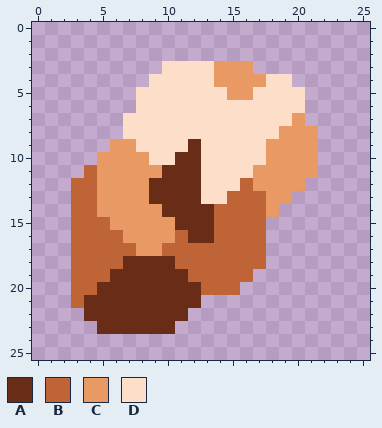
Two states of a pixel-art sprite, sprites/items/dissonitre.png. Above is the file before it was changed.
The file is 26x26 pixels.
Palette (. is transparent): A #692d17  B #bf6436  C #e89964  D #fddfc9
Pixels before, first column x 3:
 3 .......DDDDCCC.....
 4 ......DDDDDCCCCDD..
 5 .....DDDDDDDCCDDDD.
 6 .....DDDDDDDDDDDDD.
 7 ....DDDDDDDDDDDDDC.
 8 ....DDDDDDDDDDDDCCC
 9 ...CCDDDDADDDDDCCCC
10 ..CCCCDDAADDDDDCCCC
11 .BCCCCCAAADDDDCCCCC
12 BBCCCCAAAADDDBCCCC.
13 BBCCCCAAAADDBBBCC..
14 BBCCCCCAAAABBBBC...
15 BBBCCCCCAAABBBB....
16 BBBBCCCCBAABBBB....
17 BBBBBCCBBBBBBBB....
18 BBBBAAAABBBBBBB....
19 BBBAAAAAABBBBB.....
20 BBAAAAAAAABBB......
21 BAAAAAAAAA.........
22 .AAAAAAAA..........
23 ..AAAAAA...........
The result:
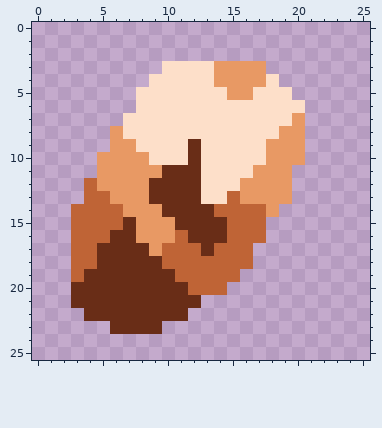
Change:
{"y":3,"x":17,"old":".","new":"C"}
{"y":4,"x":19,"old":"D","new":"."}
{"y":5,"x":20,"old":"D","new":"."}
{"y":8,"x":6,"old":".","new":"C"}
{"y":8,"x":21,"old":"C","new":"."}
{"y":9,"x":21,"old":"C","new":"."}
{"y":10,"x":11,"old":"A","new":"D"}
{"y":10,"x":21,"old":"C","new":"."}
{"y":11,"x":4,"old":"B","new":"."}
{"y":11,"x":20,"old":"CC","new":".."}
{"y":12,"x":3,"old":"B","new":"."}
{"y":12,"x":16,"old":"B","new":"C"}
{"y":12,"x":20,"old":"C","new":"."}
{"y":13,"x":3,"old":"B","new":"."}
{"y":13,"x":5,"old":"C","new":"B"}
{"y":13,"x":16,"old":"BB","new":"CC"}
{"y":14,"x":5,"old":"CC","new":"BB"}
{"y":15,"x":6,"old":"CC","new":"BA"}
{"y":15,"x":14,"old":"B","new":"A"}
{"y":16,"x":6,"old":"BC","new":"AA"}
{"y":16,"x":14,"old":"B","new":"A"}
{"y":17,"x":5,"old":"BBBC","new":"AAAA"}
{"y":17,"x":13,"old":"B","new":"A"}
{"y":17,"x":17,"old":"B","new":"."}
{"y":18,"x":5,"old":"BB","new":"AA"}
{"y":18,"x":10,"old":"A","new":"B"}
{"y":18,"x":17,"old":"B","new":"."}
{"y":19,"x":4,"old":"BB","new":"AA"}
{"y":19,"x":11,"old":"A","new":"B"}
{"y":19,"x":16,"old":"B","new":"."}
{"y":20,"x":3,"old":"BB","new":"AA"}
{"y":20,"x":12,"old":"A","new":"B"}
{"y":20,"x":15,"old":"B","new":"."}
{"y":21,"x":3,"old":"B","new":"A"}
{"y":23,"x":5,"old":"A","new":"."}
{"y":23,"x":10,"old":"A","new":"."}
{"label":"changed","picture_box":[71,61,318,334]}
